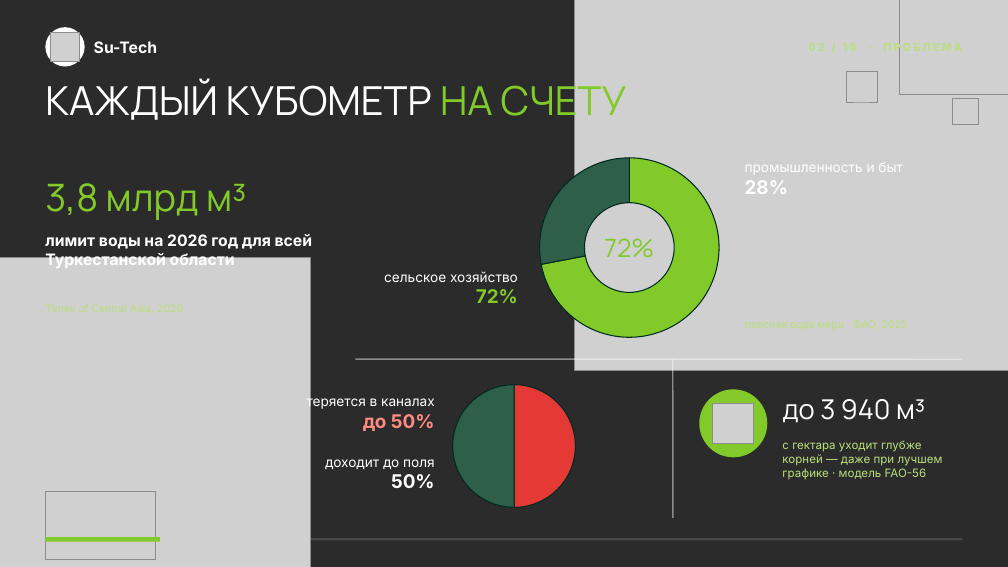
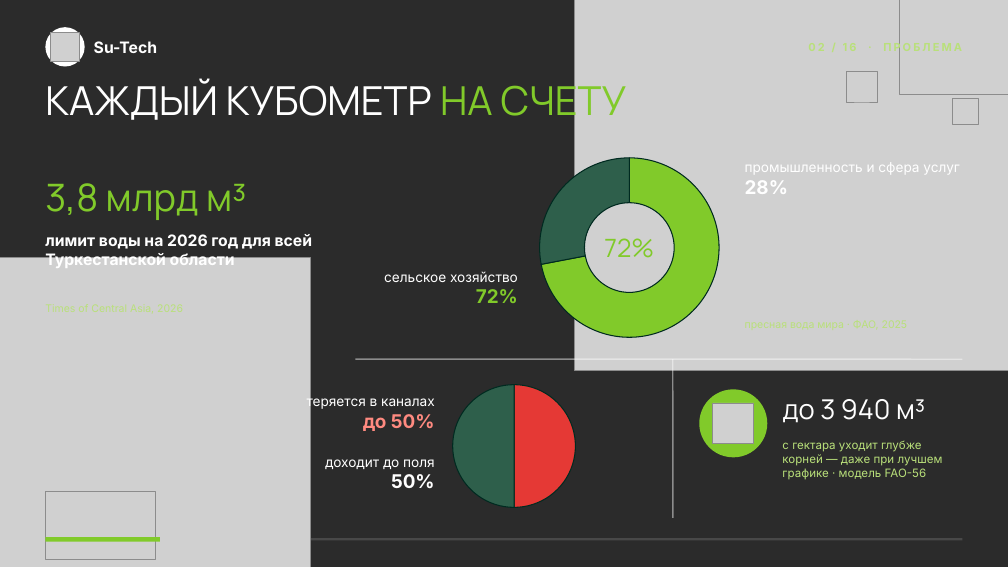
Before and after one commit to osmanri/sutech-core, a slide deck: slide 2 of docs/pitch/files/Su-Tech.pptx. Drawn at 1008x567 pixels with LibreOffice and Linux fonts; fonts in the diff are those of the drawing; grey boxes stand for pictures; background and template pictures are left out; a plain dark background stands for a picture behind light text. Boxes give left, top, right and bottom in pixels: in the first picture for what was removed or moved away, otherwise in the second. Text is boxed around its words. In the diff, an @@ line names an element or a change of style, - is before the commit and + after.

```diff
--- a/docs/pitch/files/Su-Tech.pptx
+++ b/docs/pitch/files/Su-Tech.pptx
@@ text at [745,163,959,174]: text changed @@
-промышленность и быт
+промышленность и сфера услуг
```
Also in this commit, not shown: 2 other slides changed, 5 other files.
